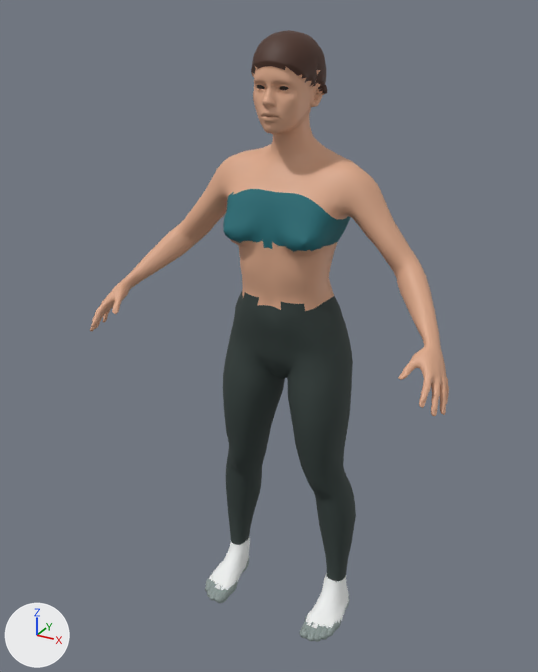
Two versions of the glTF model docs/diseno/figura/modelos/persona_f.glb, one commit apart.
Before and after are seen from a camera (50 mm lens) standing at (0.825, -1.636, 1.632) and looking at (-0.03, -0.082, 0.855). The axes (+X, +Y, +Z) are drawn at lower left. The lights are the same throughout. The picture after the commit comes second. Vertices at exactly the same position are counted once.

Objects in the first picture: 'persona_f'.
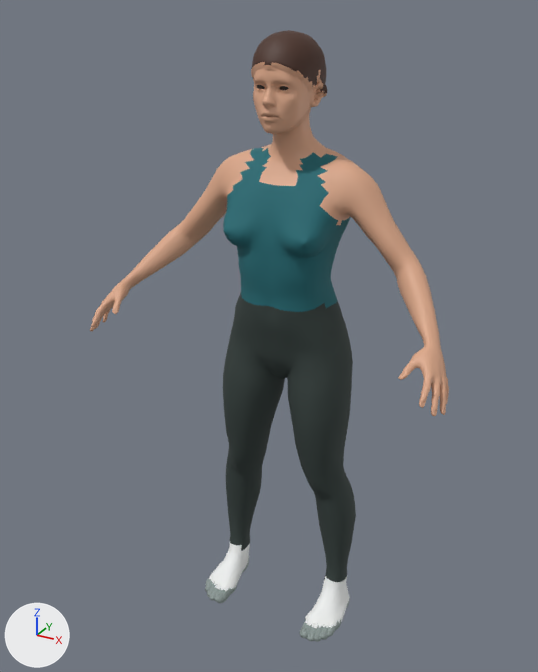
The change, as a diff of the scene's bpy script:
```diff
--- a/docs/diseno/figura/modelos/persona_f.glb.py
+++ b/docs/diseno/figura/modelos/persona_f.glb.py
@@ me_base_001 @@
 me_base_001.from_pydata(...)  # 13524 vertices, 27036 faces; spans x -0.48..0.48, y -0.29..0.09, z -0.01..1.59
 # used by ob_persona_f; location = (0.0, 0.0, 0.0)
+# me_base_001 part 1: 78 vertices moved from x -0.1..0.1, y -0.13..0.02, z 1.3..1.52 to x -0.1..0.1, y -0.14..0.02, z 1.3..1.52; 64 vertices removed from x -0.11..0.11, y -0.12..0.01, z 1.29..1.51; 64 vertices added at x -0.11..0.11, y -0.12..0.02, z 1.29..1.51
+# me_base_001 part 2: 23 vertices moved within x 0.13..0.21, y -0.19..-0.13, z 0.0..0.03; 4 vertices removed from x 0.15..0.17, y -0.16, z 0.02; 4 vertices added at x 0.15..0.16, y -0.16, z 0.02..0.03
+# me_base_001 part 3: 8 vertices moved within x -0.11..0.11, y -0.14..0.02, z 1.01..1.12; 14 vertices removed from x -0.12..0.12, y -0.14..0.02, z 1.01..1.12; 14 vertices added at x -0.13..0.13, y -0.15..0.03, z 1.01..1.12
+# me_base_001 part 4: 16 vertices moved within x -0.21..-0.13, y -0.16..-0.13, z 0.01..0.03; 4 vertices removed from x -0.17..-0.15, y -0.16, z 0.02; 4 vertices added at x -0.16..-0.15, y -0.16, z 0.02..0.03
+# me_base_001 part 5: 868 faces spanning x -0.16..0.16, y -0.16..0.07, z 0.96..1.32 switch from mat_piel (beige #dda98a) to mat_top (dark cyan #1e6b74)
+# me_base_001 part 6: 28 faces spanning x -0.13..0.13, y -0.14..0.03, z 0.95..0.98 switch from mat_abajo (dark grey #323e3b) to mat_top (dark cyan #1e6b74)
+# me_base_001 part 7: 20 faces spanning x -0.15..0.15, y -0.06..0.01, z 0.09..0.12 switch from mat_zapa (white #f2f4f3) to mat_abajo (dark grey #323e3b)
+# me_base_001 part 8: 36 faces spanning x -0.21..0.21, y -0.16..0.01, z 0.01..0.03 switch from mat_suela (grey #8c9996) to mat_zapa (white #f2f4f3)
+# me_base_001 part 9: 18 faces spanning x -0.07..0.07, y -0.14..-0.08, z 1.48..1.53 switch from mat_pelo (brown #4a2c1f) to mat_piel (beige #dda98a)
 me_base_001.materials.append(mat_ojos)
```

Where the change shows, as pixel boxes (x1, y1, x2, y2) in the pictures (538 x 672 px; the box of a moved part takes in the faces that stretch with it):
part 1 of me_base_001, moved or reshaped: (235, 62, 345, 180) in both
part 2 of me_base_001, moved or reshaped: before (301, 620, 336, 640); after (302, 621, 336, 641)
part 3 of me_base_001, moved or reshaped: before (240, 243, 325, 268); after (225, 235, 325, 268)
part 4 of me_base_001, moved or reshaped: before (209, 574, 229, 591); after (208, 573, 228, 594)
part 5 of me_base_001, recoloured: (231, 155, 337, 311) in both
part 6 of me_base_001, recoloured: (243, 293, 337, 312) in both
part 7 of me_base_001, recoloured: (241, 537, 325, 580) in both
part 8 of me_base_001, recoloured: before (224, 561, 349, 627); after (224, 561, 350, 626)
part 9 of me_base_001, recoloured: (251, 62, 307, 82) in both
